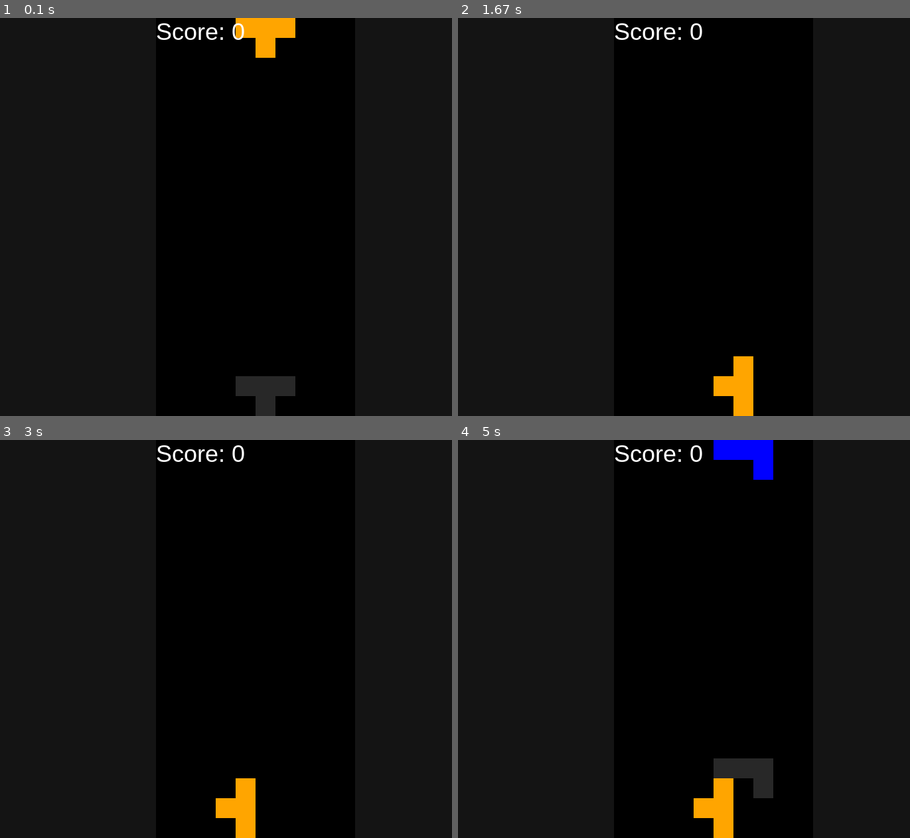
Above: before the commit, frames 1-4 (two rows, left to right).
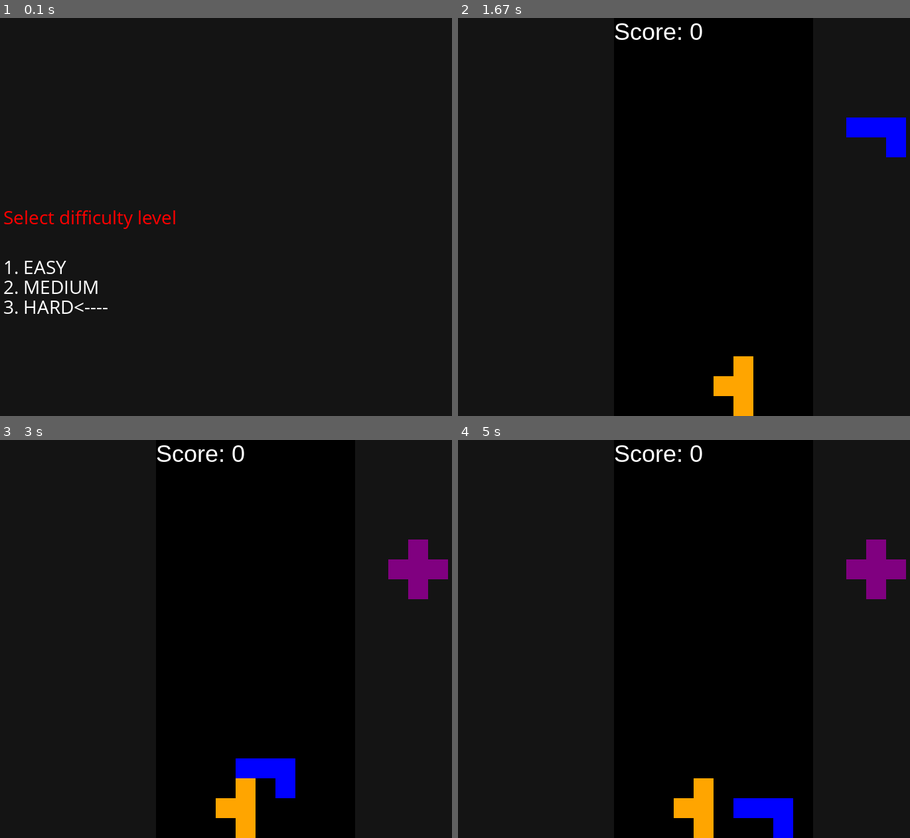
Above: after the commit, the same moments.

Repository: MowMiKubek/pygame-tetris
Game: pygame game, started from main.py
The game is run twice, just before and just after one commit, with the same random seed, the same clock (stepped at 60 frames per second) and the same inputs.
Inputs:
- Up to frame 1 (0.1 s): no input
- Up to frame 2 (1.67 s): tap Enter at 0.33 s; hold Up 0.67-1.13 s; hold Right 1.17-1.63 s; tap Space at 1.23, 1.53 s
- Up to frame 3 (3 s): hold Left 1.67-2.2 s; tap Space at 1.73, 2.03, 2.63, 2.93 s; hold Left 2.57-2.97 s
- Up to frame 4 (5 s): hold Right 3.4-4.03 s; tap Space at 3.47, 3.77 s; hold Right from 4.97 s (still down)

The runs differ from the first frame. In frame 1, 2.2% of the frame differs, in the area x 0-66%, y 0-75%; in frame 2, 0.9%; in frame 3, 2.0%; in frame 4, 5.1%, in the area x 47-100%, y 0-100%.

Commit message:
Add GUI for selecting difficulty level

Diff:
--- a/main.py
+++ b/main.py
@@ -100,7 +100,40 @@
     }
 }
 
-diff_level = "MEDIUM"
+selected_level = 2
+
+while running:
+    for event in pygame.event.get():
+        if event.type == pygame.QUIT:
+            running = False
+            pygame.quit()
+        if event.type == pygame.KEYDOWN:
+            if event.key == pygame.K_UP:
+                selected_level = (selected_level - 1) % len(DIFF_LEVELS.keys())
+            if event.key == pygame.K_DOWN:
+                selected_level = (selected_level + 1) % len(DIFF_LEVELS.keys())
+            if event.key == pygame.K_RETURN:
+                running = False
+
+    window.fill((20, 20, 20))
+
+    font_game_over = pygame.font.SysFont("Comic Sans MS", 30)
+    font_player = pygame.font.SysFont("Comic Sans MS", 30)
+
+    text_game_over = font_game_over.render(f"Select difficulty level", True, (255, 0, 0))
+    text_rect = text_game_over.get_rect(center=(constants.GAME_SCREEN_WIDTH // 2, constants.GAME_SCREEN_HEIGHT // 2))
+    window.blit(text_game_over, text_rect)
+
+    for i, level in enumerate(DIFF_LEVELS.keys()):
+        text_player = font_player.render(f"{i+1}. {level}{'<----' if i == selected_level else ''}", True, (255, 255, 255))
+        text_rect = text_game_over.get_rect(center=(constants.GAME_SCREEN_WIDTH // 2, constants.GAME_SCREEN_HEIGHT // 2 + 75 + 30*i))
+        window.blit(text_player, text_rect)
+
+    pygame.display.flip()
+
+running = True
+
+diff_level = list(DIFF_LEVELS.keys())[selected_level]
 
 # set game speed
 diff_settings = DIFF_LEVELS[diff_level]
